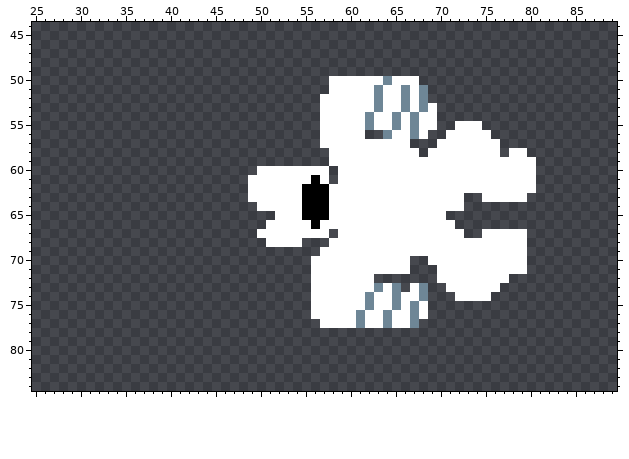
Sprite sheet -- characters/prime/sprites/judgement/judgement9.png. The picture above was drawn from the file before the commit.
The file is 128x128 pixels. Shown: x 25..89, y 44..84.
Now the later version:
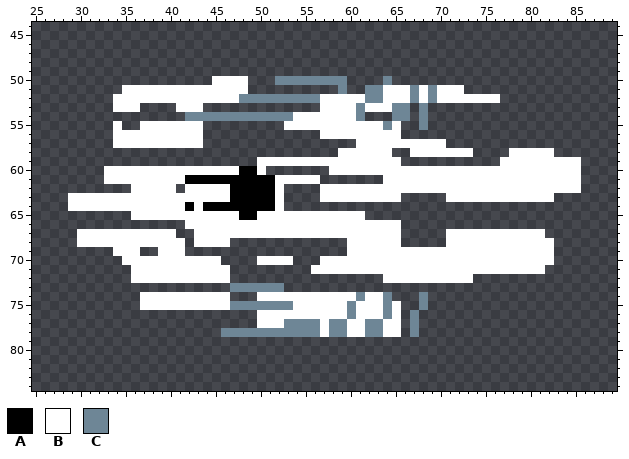
Palette (. is transparent): A #000000  B #ffffff  C #6e8696
What changed:
y 50: x 45..48 .... -> BBBB; x 52..63 ......BBBBBB -> CCCCCCCC....; x 65..67 BBB -> ...
y 51: x 35..48 .............. -> BBBBBBBBBBBBBB; x 58..62 BBBBB -> .C..C; x 66..72 CBC.... -> BCBCBBB
y 52: x 34..56 ....................... -> BBBBBBBBBBBBBBCCCCCCCCC; x 62 B -> C; x 66..76 CBC........ -> BCBCBBBBBBB
y 53: x 34..36 ... -> BBB; x 41..43 ... -> BBB; x 61 B -> C; x 63 C -> B; x 65 B -> C; x 67 B -> .; x 69 B -> .
y 54: x 42..56 ............... -> CCCCCCCCCCCCBBB; x 61..64 BCBB -> C...; x 66..69 BCBB -> C.C.
y 55: x 34 . -> B; x 37..43 ....... -> BBBBBBB; x 53..56 .... -> BBBB; x 62 C -> B; x 64..69 BCBCBB -> CB..C.; x 72..74 BBB -> ...
y 56: x 34..43 .......... -> BBBBBBBBBB; x 62..64 ..C -> BBB; x 66..68 BCB -> ...; x 71..75 BBBBB -> .....
y 57: x 34..43 .......... -> BBBBBBBBBB; x 57..60 BBBB -> ....; x 67..69 ... -> BBB; x 71..76 BBBBBB -> ......
y 58: x 58 B -> .; x 65..66 BB -> ..; x 68 . -> B; x 74..76 BBB -> ...; x 80..82 ... -> BBB
y 59: x 50..57 ........ -> BBBBBBBB; x 66..76 BBBBBBBBBBB -> ...........; x 81..85 ..... -> BBBBB
y 60: x 33..49 ................. -> BBBBBBBBBBBBBBBAA; x 51..58 BBBBBBB. -> .......B; x 81..85 ..... -> BBBBB
y 61: x 33..51 ................BBB -> BBBBBBBBBAAAAAAAAAA; x 56..57 AB -> B.; x 59..63 BBBBB -> .....; x 81..85 ..... -> BBBBB
y 62: x 36..40 ..... -> BBBBB; x 42..51 .......BBB -> BBBBBAAAAA; x 53..57 BBAAA -> ....B; x 81..85 ..... -> BBBBB
y 63: x 29..51 ....................BBB -> BBBBBBBBBBBBBBBBBBAAAAA; x 53..57 BBAAA -> ....B; x 66..70 BBBBB -> .....; x 73..74 .. -> BB; x 80..82 ... -> BBB
y 64: x 29..51 .....................BB -> BBBBBBBBBBBBBABAAAAAAAA; x 53..72 BBAAABBBBBBBBBBBBBBB -> ....................
y 65: x 36..51 ................ -> BBBBBBBBBBBBAABB; x 55..57 AAA -> BBB; x 62..70 BBBBBBBBB -> .........
y 66: x 42..50 ......... -> BBBBBBBBB; x 56 A -> B; x 66..71 BBBBBB -> ......
y 67: x 30..40 ........... -> BBBBBBBBBBB; x 43..49 ....... -> BBBBBBB; x 58 . -> B; x 66..70 BBBBB -> .....; x 73..74 .. -> BB; x 80..81 .. -> BB
y 68: x 30..41 ............ -> BBBBBBBBBBBB; x 43..46 .... -> BBBB; x 51..54 BBBB -> ....; x 58..59 BB -> ..; x 66..70 BBBBB -> .....; x 80..82 ... -> BBB
y 69: x 34..36 ... -> BBB; x 39..41 ... -> BBB; x 57..59 BBB -> ...; x 80..82 ... -> BBB
y 70: x 35..45 ........... -> BBBBBBBBBBB; x 50..53 .... -> BBBB; x 56 B -> .; x 67..68 .. -> BB; x 80..82 ... -> BBB
y 71: x 36..46 ........... -> BBBBBBBBBBB; x 67..69 ... -> BBB; x 80..81 .. -> BB
y 72: x 36..46 ........... -> BBBBBBBBBBB; x 56..62 BBBBBBB -> .......; x 64..69 ...... -> BBBBBB; x 74..77 BBBB -> ....
y 73: x 47..52 ...... -> CCCCCC; x 56..65 BBBBBBBCBC -> ..........; x 67..68 BC -> ..; x 71..76 BBBBBB -> ......
y 74: x 37..46 .......... -> BBBBBBBBBB; x 50..55 ...... -> BBBBBB; x 61..62 BC -> CB; x 64..67 BCBB -> C...; x 72..75 BBBB -> ....
y 75: x 37..55 ................... -> BBBBBBBBBBCCCCCCCBB; x 60 B -> C; x 62 C -> B; x 64..68 BCBCB -> CB..C
y 76: x 50..55 ...... -> BBBBBB; x 60..61 BC -> CB; x 66 B -> .; x 68 B -> .
y 77: x 50..56 ....... -> BBBCCCC; x 58..59 BB -> CC; x 61..64 CBBC -> BCCB; x 66 B -> .
y 78: x 46..65 .................... -> CCCCCCCCCCCBCCBBCCBB; x 67 . -> C
